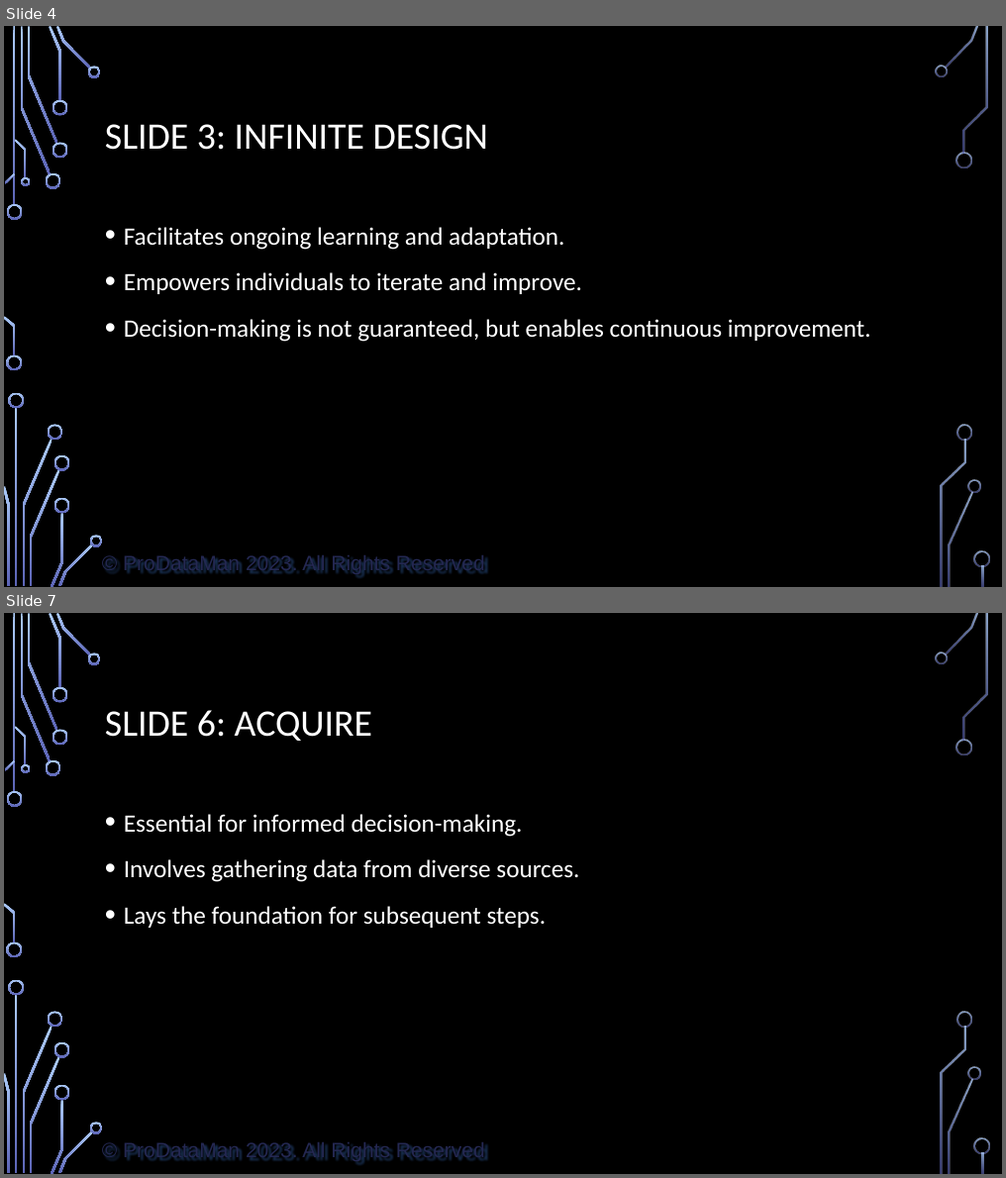
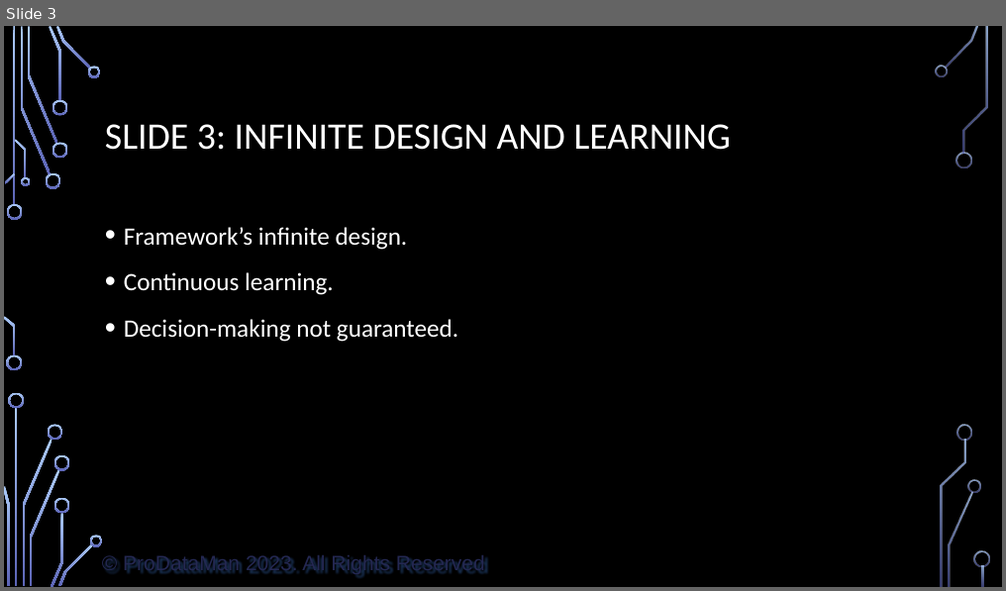
Before and after one commit to ProDataMan/Data-Literacy, a slide deck: Chapter09.pptx. Shown one above the other, each under a label of ours: slides 4 and 7 before the commit, slide 3 after it; the slides between them are not shown. The pictures are 1006x1178 and 1006x591 pixels, drawn with LibreOffice and Linux fonts; fonts in the diff are those of the drawing; background and template pictures are left out. Boxes give left, top, right and bottom in pixels: in the first picture for what was removed or moved away, otherwise in the second. Text is boxed around its words. In the diff, an @@ line names an element or a change of style, - is before the commit and + after.

```diff
--- a/Chapter09.pptx
+++ b/Chapter09.pptx
@@ slide 7 removed at (x1=4, y1=613, x2=1002, y2=1174), background picture (left out); not listed: 37 template elements that a slide beside it also shows @@
@@ title removed at (x1=105, y1=710, x2=372, y2=741) @@
-SLIDE 6: ACQUIRE
@@ text removed at (x1=124, y1=814, x2=579, y2=928) @@
-• Essential for informed decision-making.
-• Involves gathering data from diverse sources.
-• Lays the foundation for subsequent steps.
@@ what was slide 4 is now slide 3 @@
@@ slide 3 changed as well @@
@@ title at (x1=105, y1=124, x2=731, y2=150): text changed @@
-SLIDE 3: INFINITE DESIGN
+SLIDE 3: INFINITE DESIGN AND LEARNING
@@ text at (x1=124, y1=227, x2=458, y2=342): text changed @@
-• Facilitates ongoing learning and adaptation.
-• Empowers individuals to iterate and improve.
-• Decision-making is not guaranteed, but enables continuous improvement.
+• Framework’s infinite design.
+• Continuous learning.
+• Decision-making not guaranteed.
```
Also in this commit, not shown: 3 other slides changed, 2 slides added, 8 other slides removed, 1 other file.
